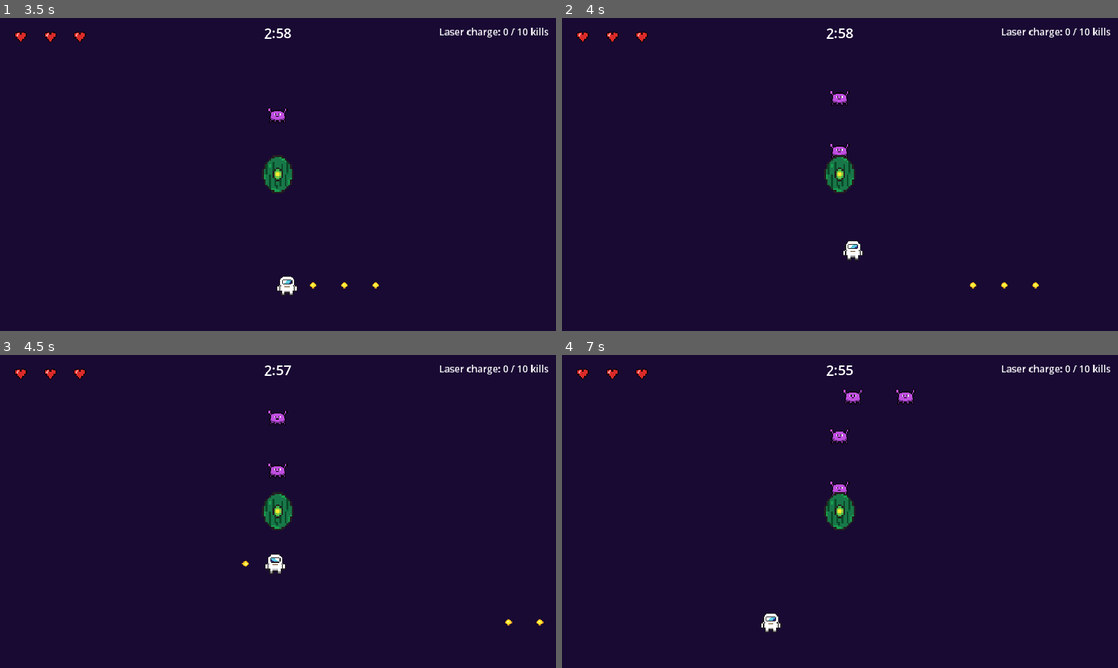
Above: before the commit, frames 1-4 (two rows, left to right).
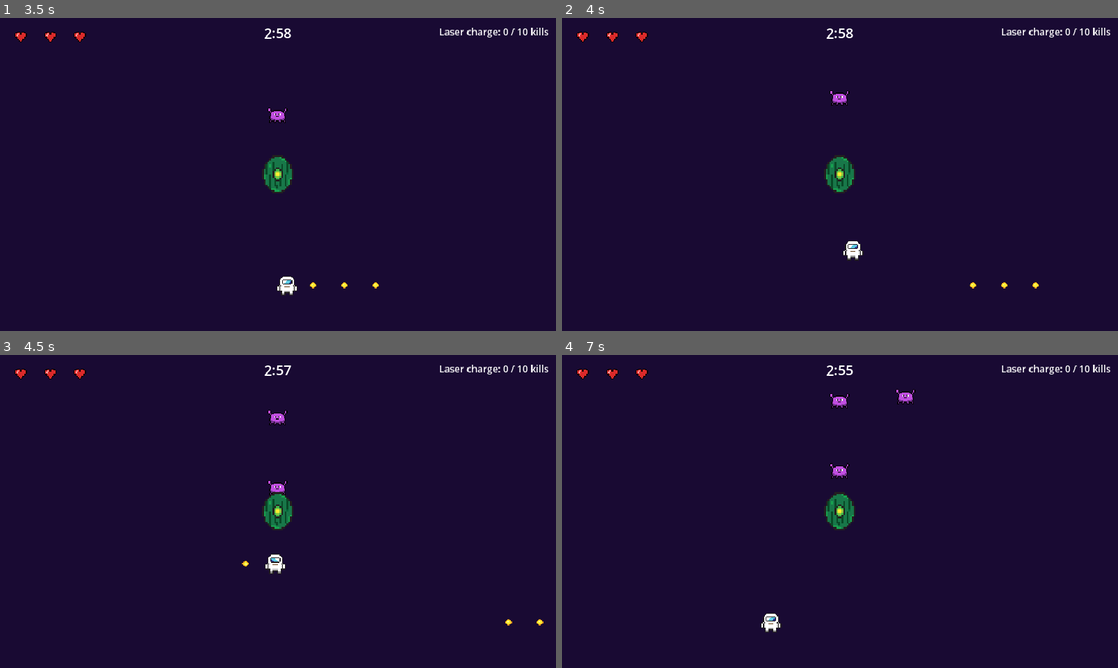
Above: after the commit, the same moments.

Repository: Game-Design-Abducted/abducted-escape-the-mothership
Game: Godot game, scene res://ui/title_screen.tscn
Same seed, same stepped clock (60 frames per second), same inputs: the game is played once before the commit and once after it.
Inputs (mouse positions are in pixels of both pictures, inside the frame that each line leads up to):
- Up to frame 1 (3.5 s): click (278, 174) at 0.5 s; tap Enter at 1.25 s; move the mouse to (400, 158) at 1.27 s; hold D (move_right) 1.28-2.03 s; hold Space (attack) 1.28-2.03 s; click (400, 158) at 1.42 s; move the mouse to (166, 190) at 2.02 s; hold S (move_down) 2.03-2.78 s; click (166, 190) at 2.1 s; move the mouse to (333, 105) at 2.77 s; hold D (move_right) from 2.78 s (still down); hold Space (attack) from 2.78 s (still down)
- Up to frame 2 (4 s): move the mouse to (812, 237) at 3.52 s; release D (move_right) at 3.53 s; release Space (attack) at 3.53 s; hold W (move_up) from 3.53 s (still down); click (812, 237) at 3.6 s
- Up to frame 3 (4.5 s): move the mouse to (444, 558) at 4.27 s; release W (move_up) at 4.28 s; hold A (move_left) from 4.28 s (still down); hold Space (attack) from 4.28 s (still down)
- Up to frame 4 (7 s): move the mouse to (673, 464) at 5.02 s; release Space (attack) at 5.03 s; click (673, 464) at 5.1 s; move the mouse to (867, 511) at 5.77 s; release A (move_left) at 5.78 s; hold S (move_down) 5.78-6.53 s; hold Space (attack) 5.78-6.53 s; click (867, 511) at 5.92 s; move the mouse to (756, 433) at 6.52 s; hold D (move_right) from 6.53 s (still down); click (756, 433) at 6.6 s

Frame 1 is identical in both runs. In frame 2, 0.1% of the frame differs, in the area x 48-52%, y 40-45%; in frame 3, 0.2%; in frame 4, 0.6%, in the area x 48-55%, y 10-45%.

Commit message:
Give the 3 monster types different movement and add a real Level 1 wave table

Diff:
--- a/enemies/enemy.gd
+++ b/enemies/enemy.gd
@@ -21,8 +21,8 @@
 ##
 ## TODO Ploy:
 ##  - basic movement along a path (done, works)
-##  - make the 3 types feel different (speed, HP, movement pattern,
-##    e.g. the fast one zig-zags with v_offset, the tank stops at corners)
+##  - make the 3 types feel different (done: speed, HP, fast zig-zags,
+##    tank stops at corners)
 ##  - hit flash + death sprite (the textures are already exported below)
 ##  - level 2 difficulty (see WAVES[2] in wave_manager.gd)
 ##  - talk to the group about what happens at the END of a path.
@@ -32,6 +32,11 @@
 @export var speed := 80.0
 @export var max_hp := 1
 @export var contact_damage := 1
+## Fast monster: sideways wobble in px (0 = off) and wobble cycles per second
+@export var zigzag_amplitude := 0.0
+@export var zigzag_speed := 3.0
+## Tank: seconds to stop at each corner of the path (0 = never stops)
+@export var corner_pause := 0.0
 
 @export_group("Sprites")
 @export var normal_texture: Texture2D
@@ -43,6 +48,9 @@
 var hp: int
 var _dead := false
 var _contact_tick := CONTACT_CHECK_INTERVAL
+var _zigzag_time := 0.0
+var _pause_left := 0.0
+var _corners := PackedFloat32Array()   # filled on first use, see _corner_offsets()
 
 @onready var sprite: Sprite2D = $Sprite2D
 @onready var hitbox: Area2D = $Hitbox
@@ -60,7 +68,13 @@
 func _process(delta: float) -> void:
 	if _dead:
 		return
-	progress += speed * delta
+	if _pause_left > 0.0:
+		_pause_left -= delta
+	else:
+		var before := progress
+		progress += speed * delta
+		_stop_at_corner(before)
+	_apply_zigzag(delta)
 	# body_entered only fires at the moment of first touch, so re-check a few
 	# times per second. Otherwise a player who stays on top of a monster (or
 	# touched it while invincible) would never be hurt again.
@@ -69,6 +83,52 @@
 		_contact_tick = CONTACT_CHECK_INTERVAL
 		for body in hitbox.get_overlapping_bodies():
 			_on_hitbox_body_entered(body)
+
+
+## If we just walked past a corner (interior curve point), snap to it and wait.
+## Handles the loop wrap: progress dropping means we passed the end and restarted.
+func _stop_at_corner(before: float) -> void:
+	if corner_pause <= 0.0:
+		return
+	if _corners.is_empty():
+		_corners = _corner_offsets((get_parent() as Path2D).curve)
+	var wrapped := progress < before
+	for c in _corners:
+		var crossed := (c > before or c <= progress) if wrapped else (before < c and c <= progress)
+		if crossed:
+			progress = c
+			_pause_left = corner_pause
+			return
+
+
+## Distance along the path to each interior point. Measured as the length of the
+## curve up to that point, so a path that crosses itself still gets the right spot.
+static func _corner_offsets(curve: Curve2D) -> PackedFloat32Array:
+	var result := PackedFloat32Array()
+	var part := Curve2D.new()
+	part.bake_interval = curve.bake_interval
+	for i in curve.point_count - 1:
+		part.add_point(curve.get_point_position(i), curve.get_point_in(i), curve.get_point_out(i))
+		if i >= 1:
+			result.append(part.get_baked_length())
+	return result
+
+
+## Wobble sideways (perpendicular to the path direction) on every leg.
+func _apply_zigzag(delta: float) -> void:
+	if zigzag_amplitude <= 0.0:
+		return
+	_zigzag_time += delta
+	var curve := (get_parent() as Path2D).curve
+	var a := curve.sample_baked(progress)
+	var b := curve.sample_baked(progress + 2.0)
+	if a.is_equal_approx(b):   # at the very end of the curve, look backwards
+		b = a
+		a = curve.sample_baked(progress - 2.0)
+	var dir := (b - a).normalized()
+	var side := Vector2(-dir.y, dir.x) * sin(_zigzag_time * TAU * zigzag_speed) * zigzag_amplitude
+	h_offset = side.x
+	v_offset = side.y
 
 
 func take_damage(amount: int) -> void:
--- a/enemies/enemy_fast.tscn
+++ b/enemies/enemy_fast.tscn
@@ -13,6 +13,8 @@
 script = ExtResource("1_enemy")
 speed = 140.0
 max_hp = 1
+zigzag_amplitude = 14.0
+zigzag_speed = 2.5
 normal_texture = ExtResource("2_normal")
 hit_texture = ExtResource("3_hit")
 dead_texture = ExtResource("4_dead")
--- a/enemies/enemy_tank.tscn
+++ b/enemies/enemy_tank.tscn
@@ -13,6 +13,7 @@
 script = ExtResource("1_enemy")
 speed = 50.0
 max_hp = 3
+corner_pause = 0.6
 normal_texture = ExtResource("2_normal")
 hit_texture = ExtResource("3_hit")
 dead_texture = ExtResource("4_dead")
--- a/enemies/wave_manager.gd
+++ b/enemies/wave_manager.gd
@@ -11,7 +11,7 @@
 ##
 ## TODO Ploy:
 ##  - basic spawning (done, works)
-##  - design real waves for level 1 in WAVES[1]
+##  - design real waves for level 1 in WAVES[1] (done)
 ##  - maybe pick a path per enemy type (e.g. tanks only on Path_A)
 ##  - level 2 waves in WAVES[2] (harder, more fast monsters)
 ##  - optional: emit Events.wave_started so Kong's HUD can show "Wave 3"
@@ -26,10 +26,13 @@
 ## "pause" = seconds of quiet before the NEXT wave starts.
 const WAVES := {
 	1: [
-		{"type": "basic", "count": 5, "interval": 1.5, "pause": 3.0},
-		{"type": "fast", "count": 4, "interval": 1.2, "pause": 3.0},
-		{"type": "tank", "count": 2, "interval": 2.5, "pause": 4.0},
-		{"type": "mixed", "count": 10, "interval": 1.0, "pause": 4.0},
+		{"type": "basic", "count": 4, "interval": 2.0, "pause": 5.0},    # learn to shoot
+		{"type": "basic", "count": 6, "interval": 1.5, "pause": 5.0},
+		{"type": "fast", "count": 4, "interval": 1.6, "pause": 6.0},     # fast ones show up
+		{"type": "tank", "count": 2, "interval": 3.0, "pause": 7.0},     # first tanks
+		{"type": "mixed", "count": 10, "interval": 1.4, "pause": 6.0},
+		{"type": "fast", "count": 8, "interval": 1.0, "pause": 6.0},
+		{"type": "mixed", "count": 14, "interval": 1.0, "pause": 5.0},
 	],
 	2: [
 		{"type": "mixed", "count": 8, "interval": 1.0, "pause": 2.0},
--- a/tools/smoke_test.gd
+++ b/tools/smoke_test.gd
@@ -83,6 +83,118 @@
 	await process_frame
 
 
+## Runs an enemy's movement by hand, frame by frame, so the checks don't depend on real time
+func _step(enemy: Node, seconds: float) -> void:
+	for i in int(round(seconds * 60.0)):
+		enemy._process(1.0 / 60.0)
+
+
+## How far the enemy is from the path line (0 = exactly on it)
+func _off_path(enemy: Node2D, path: Path2D) -> float:
+	return enemy.position.distance_to(path.curve.get_closest_point(enemy.position))
+
+
+func _spawn_on_test_path(scene: String, path: Path2D) -> Node:
+	var enemy: Node = load(scene).instantiate()
+	path.add_child(enemy)
+	enemy.set_process(false)   # only _step() moves it
+	return enemy
+
+
+## The 3 monster types must move differently (no level, no player needed).
+## Test path is an L: 400 px right, then 400 px down. Corner at progress 400.
+func _enemy_type_checks() -> void:
+	var path := Path2D.new()
+	path.curve = Curve2D.new()
+	for p in [Vector2(0, 0), Vector2(400, 0), Vector2(400, 400)]:
+		path.curve.add_point(p)
+	root.add_child(path)
+
+	# Basic: walks the line at its speed, no wobble, no stops
+	var basic: Node2D = _spawn_on_test_path("res://enemies/enemy_basic.tscn", path)
+	var max_off := 0.0
+	for i in 60:
+		_step(basic, 1.0 / 6.0)   # 10 s total, passes the corner
+		max_off = maxf(max_off, _off_path(basic, path))
+	var lap_err := fposmod(basic.progress - basic.speed * 10.0, 800.0)   # loop wraps at 800
+	_check("basic monster walks at its speed", minf(lap_err, 800.0 - lap_err) < 2.0,
+			"progress %.0f, expected %.0f" % [basic.progress, basic.speed * 10.0])
+	_check("basic monster stays on the path", max_off < 1.0, "max %.1f px off" % max_off)
+
+	# Fast: zig-zags sideways on BOTH legs (a plain v_offset would only wobble on the flat leg)
+	var fast: Node2D = _spawn_on_test_path("res://enemies/enemy_fast.tscn", path)
+	var amp = fast.get("zigzag_amplitude")
+	if amp == null:
+		_check("fast monster has a zigzag_amplitude setting", false)
+	else:
+		var off_flat := 0.0
+		var off_down := 0.0
+		var off_max := 0.0
+		for i in 240:   # 4 s at 140 px/s = 560 px, so both legs
+			_step(fast, 1.0 / 60.0)
+			var off := _off_path(fast, path)
+			off_max = maxf(off_max, off)
+			if fast.progress < 380.0:
+				off_flat = maxf(off_flat, off)
+			elif fast.progress > 420.0:
+				off_down = maxf(off_down, off)
+		_check("fast monster zig-zags on the horizontal leg", off_flat > 5.0, "max %.1f px" % off_flat)
+		_check("fast monster zig-zags on the vertical leg", off_down > 5.0, "max %.1f px" % off_down)
+		_check("fast monster zig-zag stays inside its amplitude", off_max <= amp + 1.0,
+				"max %.1f px, amplitude %.1f" % [off_max, amp])
+		_check("fast monster still moves forward at its speed", absf(fast.progress - fast.speed * 4.0) < 2.0,
+				"progress %.0f" % fast.progress)
+
+	# Tank: stops at the corner for corner_pause seconds, then carries on
+	var tank: Node2D = _spawn_on_test_path("res://enemies/enemy_tank.tscn", path)
+	var pause_s = tank.get("corner_pause")
+	if pause_s == null:
+		_check("tank monster has a corner_pause setting", false)
+	else:
+		tank.progress = 380.0
+		_step(tank, 0.5)   # reaches the corner at 0.4 s; would be at 405 without a stop
+		var at_corner: float = tank.progress
+		_check("tank stops at the corner", absf(at_corner - 400.0) < 2.0, "progress %.1f" % at_corner)
+		_step(tank, pause_s * 0.5)
+		_check("tank waits at the corner", absf(tank.progress - at_corner) < 0.5, "progress %.1f" % tank.progress)
+		_step(tank, pause_s * 0.5 + 1.0)
+		_check("tank moves on after corner_pause", tank.progress > at_corner + 20.0, "progress %.1f" % tank.progress)
+		# Next lap: wrap past the end, then the same corner must stop it again
+		tank.progress = 795.0
+		_step(tank, 0.2)
+		tank.progress = 380.0
+		_step(tank, 0.5)
+		_check("tank stops at the corner again on the next lap", absf(tank.progress - 400.0) < 2.0, "progress %.1f" % tank.progress)
+
+		# A path that crosses itself: point 4 (100,0) also lies on the first leg.
+		# The tank must not stop on the first leg at progress 100, only at the real corner (500).
+		var loop_path := Path2D.new()
+		loop_path.curve = Curve2D.new()
+		for p in [Vector2(0, 0), Vector2(200, 0), Vector2(200, 100), Vector2(100, 100), Vector2(100, 0), Vector2(100, -100)]:
+			loop_path.curve.add_point(p)
+		root.add_child(loop_path)
+		var tank2: Node2D = _spawn_on_test_path("res://enemies/enemy_tank.tscn", loop_path)
+		tank2.progress = 80.0
+		_step(tank2, 0.5)
+		_check("tank does not stop where a later corner crosses an earlier leg", tank2.progress > 102.0, "progress %.1f" % tank2.progress)
+		tank2.progress = 480.0
+		_step(tank2, 0.5)
+		_check("tank stops at that later corner", absf(tank2.progress - 500.0) < 2.0, "progress %.1f" % tank2.progress)
+		loop_path.queue_free()
+
+	# Waves: every wave names a real monster type
+	var waves: Script = load("res://enemies/wave_manager.gd")
+	var bad := []
+	for level in waves.WAVES:
+		for w in waves.WAVES[level]:
+			if w["type"] != "mixed" and not waves.ENEMY_SCENES.has(w["type"]):
+				bad.append("L%d %s" % [level, w["type"]])
+	_check("every wave uses a real monster type", bad.is_empty(), bad)
+
+	path.queue_free()
+	await process_frame
+
+
 func _run() -> void:
 	_events = root.get_node("Events")
 	_state = root.get_node("GameState")
@@ -91,6 +203,8 @@
 		print("FAIL  test did not finish within 90 s (a step crashed, see the errors above)")
 		quit(2))
 	await process_frame
+
+	await _enemy_type_checks()
 
 	# ---------- Level 1 ----------
 	var game: Node = await _load_game(1)
